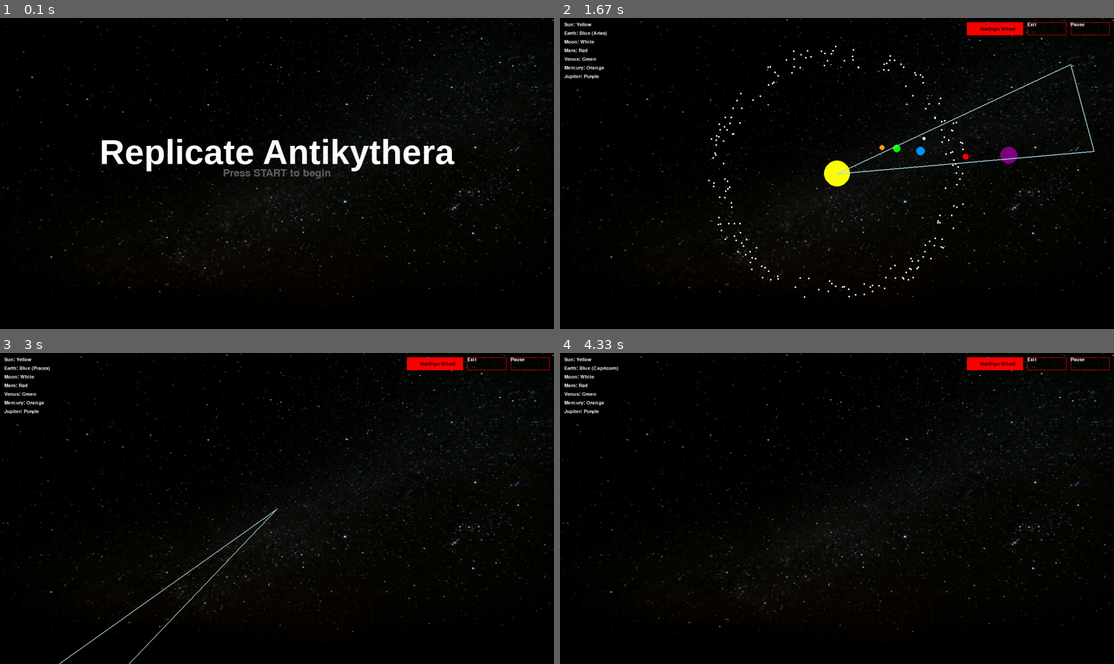
Above: before the commit, frames 1-4 (two rows, left to right).
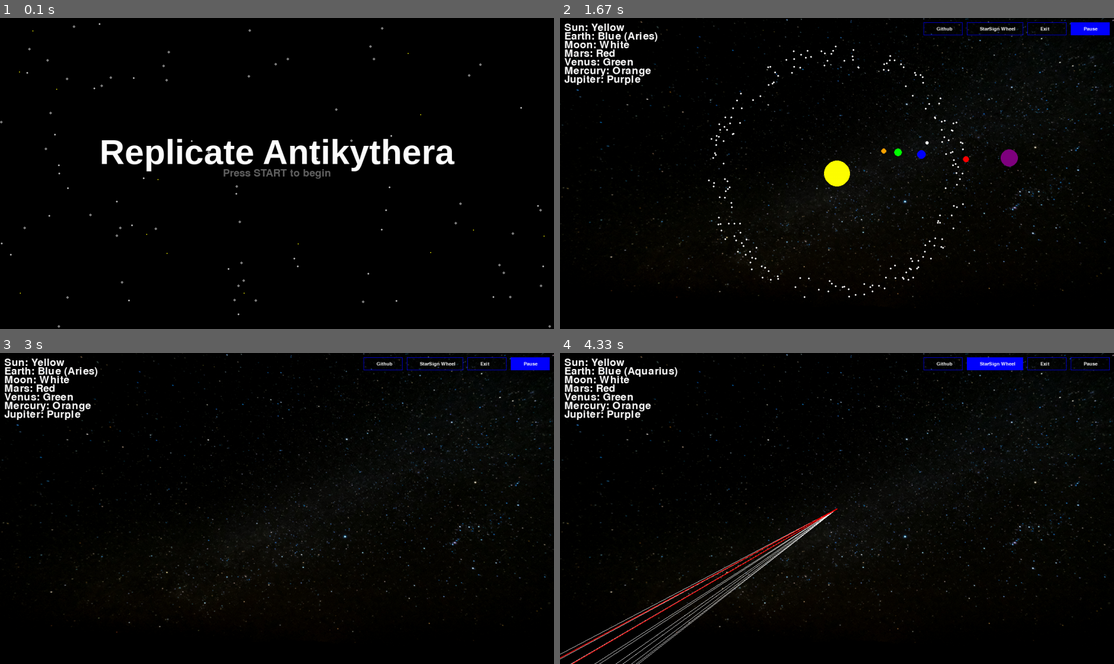
Above: after the commit, the same moments.

Repository: LBassett21/ReplicateAntikythera
Game: pygame game, started from ReplicateAntikythera/ReplicateAntikythera.py
The game is run twice, just before and just after one commit, with the same random seed, the same clock (stepped at 60 frames per second) and the same inputs.
Inputs (mouse positions are in pixels of both pictures, inside the frame that each line leads up to):
- Up to frame 1 (0.1 s): no input
- Up to frame 2 (1.67 s): press the mouse at (837, 173) at 0.37 s; move the mouse to (748, 148) at 0.47 s; release the mouse at (665, 126) at 0.6 s; press the mouse at (1091, 27) at 0.7 s; move the mouse to (859, 105) at 0.8 s; release the mouse at (632, 179) at 0.93 s; press the mouse at (942, 27) at 1.03 s; move the mouse to (992, 157) at 1.13 s; release the mouse at (1047, 291) at 1.27 s
- Up to frame 3 (3 s): press the mouse at (531, 362) at 2.37 s; move the mouse to (432, 390) at 2.47 s; release the mouse at (337, 418) at 2.6 s; press the mouse at (531, 362) at 2.7 s; move the mouse to (382, 477) at 2.8 s; release the mouse at (232, 592) at 2.93 s
- Up to frame 4 (4.33 s): press the mouse at (1091, 362) at 3.03 s; move the mouse to (909, 446) at 3.13 s; release the mouse at (726, 533) at 3.27 s; press the mouse at (992, 362) at 3.37 s; move the mouse to (909, 387) at 3.47 s; release the mouse at (831, 408) at 3.6 s; press the mouse at (992, 362) at 3.7 s; move the mouse to (897, 483) at 3.8 s; release the mouse at (803, 604) at 3.93 s; press the mouse at (992, 362) at 4.03 s; move the mouse to (969, 384) at 4.13 s; release the mouse at (942, 405) at 4.27 s

The runs differ from the first frame. In frame 1, 1.7% of the frame differs, in the area x 0-100%, y 0-100%; in frame 2, 3.1%; in frame 3, 2.7%; in frame 4, 3.8%, in the area x 0-100%, y 1-100%.

Commit message:
Add files via upload
Added github button, Buttons change color when clicked, finished starsign wheel, Created shooting star startpage

Diff:
--- a/ReplicateAntikythera/GUI.py
+++ b/ReplicateAntikythera/GUI.py
@@ -4,6 +4,9 @@
 from datetime import datetime, timedelta
 import random
 import sys
+import webbrowser
+
+
 
 #Reference date
 ref_date = datetime(2023, 1, 4)
@@ -88,7 +91,8 @@
 
 
 #Define the information for the key
-key_font = pygame.font.SysFont(None, 16) #font for the key
+key_font = pygame.font.SysFont(None, 36) #font for the key
+button_font = pygame.font.SysFont(None, 16)
 key_text = {
     "Sun": "Yellow",
     "Earth": "Blue",
@@ -100,15 +104,19 @@
     }
 
 pause_button_rect = pygame.Rect(width - 100, 10, 90, 30)
-pause_button_text = key_font.render("Pause", True, WHITE)
+pause_button_text = button_font.render("Pause", True, WHITE)
 
 paused = False;
 
 quit_button_rect = pygame.Rect(width - 200, 10, 90, 30)
-quit_button_text = key_font.render("Exit", True, WHITE)
+quit_button_text = button_font.render("Exit", True, WHITE)
 
 showstar_button_rect = pygame.Rect(width - 340, 10, 130, 30)
-showstar_button_text = key_font.render("StarSign Wheel", True, BLACK)
+showstar_button_text = button_font.render("StarSign Wheel", True, WHITE)
+
+github_button_rect = pygame.Rect(width - 440, 10, 90, 30)
+github_button_text = button_font.render("Github", True, WHITE)
+
 # Define asteroid belt properties
 asteroid_radius = 2
 asteroid_distance_min = 250
@@ -125,7 +133,8 @@
     asteroids.append((asteroid_distance, asteroid_speed, asteroid_angle))
 
 # Main game loop
-wheel = True
+startmenu = True
+wheel = False
 running = True
 clock = pygame.time.Clock()
 
@@ -205,6 +214,8 @@
         elif event.type == pygame.MOUSEBUTTONDOWN and event.button == 1:
             if quit_button_rect.collidepoint(event.pos):
                 running = False
+            if github_button_rect.collidepoint(event.pos):
+                webbrowser.open('https://github.com/LBassett21/ReplicateAntikythera/tree/master')
             if pause_button_rect.collidepoint(event.pos):
                 paused = not paused
             if showstar_button_rect.collidepoint(event.pos):
@@ -226,34 +237,103 @@
             offset_x = zoom_center_x - scaled_mouse_x / zoom_scale
             offset_y = zoom_center_y - scaled_mouse_y / zoom_scale
 
-    if show_start_window:
-
-        screen.blit(background_image, (0,0))
-
-        pygame.event.pump()
-        for option in options:
-            if option.rect.collidepoint(pygame.mouse.get_pos()):
-                option.hovered = True
-            else:
-                option.hovered = False
-            option.draw()
-
-
-        # Draw the title
-        title_font = pygame.font.SysFont("Arial", 80, bold=True)
-        title_text = title_font.render("Replicate Antikythera", True, WHITE)
-        title_text_rect = title_text.get_rect(center=(width // 2, height // 2 - 50))
-        screen.blit(title_text, title_text_rect)
-
-        # Draw the start button
-        #button_font = pygame.font.SysFont("Arial", 36)
-        #button_text = button_font.render("START", True, WHITE)
-        #button_rect = pygame.Rect(width // 2 - 75, height // 2 + 20, 150, 50)
-        #pygame.draw.rect(screen, (50, 50, 50), button_rect)
-        #screen.blit(button_text, button_rect.move(30, 5))
-
-        pygame.display.flip()
-        continue
+
+
+        clock = pygame.time.Clock()
+
+        #create the locations of the stars for when we animate the background
+        star_field_slow = []
+        star_field_medium = []
+        star_field_fast = []
+
+        for slow_stars in range(50): #birth those plasma balls, baby
+            star_loc_x = random.randrange(0, width)
+            star_loc_y = random.randrange(0, height)
+            star_field_slow.append([star_loc_x, star_loc_y]) #i love your balls
+
+        for medium_stars in range(35):
+            star_loc_x = random.randrange(0, width)
+            star_loc_y = random.randrange(0, height)
+            star_field_medium.append([star_loc_x, star_loc_y])
+
+        for fast_stars in range(15):
+            star_loc_x = random.randrange(0, width)
+            star_loc_y = random.randrange(0, height)
+            star_field_fast.append([star_loc_x, star_loc_y])
+
+        #define some commonly used colours
+        WHITE = (255, 255, 255)
+        LIGHTGREY = (192, 192, 192)
+        DARKGREY = (128, 128, 128)
+        BLACK = (0, 0, 0)
+        RED = (255, 0, 0)
+        GREEN = (0, 255, 0)
+        BLUE = (0, 0, 255)
+        YELLOW = (255, 255, 0)
+        MAGENTA = (255, 0, 255)
+        CYAN = (0, 255, 255)
+
+        #create the window
+        while show_start_window:
+            #need to move the button click event to under while loop as it refreshes with each iteration
+            for event in pygame.event.get():
+                if event.type == pygame.MOUSEBUTTONDOWN and event.button == 1:
+                    if show_start_window and Button_Start.rect.collidepoint(event.pos):
+                        show_start_window = False
+
+
+            screen.fill(BLACK)
+
+            #draw starts
+            for star in star_field_slow:
+                star[1] += 1
+                if star[1] > height:
+                    star[0] = random.randrange(0, width)
+                    star[1] = random.randrange(-20, -5)
+                pygame.draw.circle(screen, DARKGREY, star, 3)
+
+            for star in star_field_medium:
+                star[1] += 4
+                if star[1] > height:
+                    star[0] = random.randrange(0, width)
+                    star[1] = random.randrange(-20, -5)
+                pygame.draw.circle(screen, LIGHTGREY, star, 2)
+
+            for star in star_field_fast:
+                star[1] += 8
+                if star[1] > height:
+                    star[0] = random.randrange(0, width)
+                    star[1] = random.randrange(-20, -5)
+                pygame.draw.circle(screen, YELLOW, star, 1)
+
+            pygame.event.pump()
+
+            #hover effect for start button
+            for option in options:
+                if option.rect.collidepoint(pygame.mouse.get_pos()):
+                    option.hovered = True
+                else:
+                    option.hovered = False
+                option.draw()
+
+
+            # Draw the title
+            title_font = pygame.font.SysFont("Arial", 80, bold=True)
+            title_text = title_font.render("Replicate Antikythera", True, WHITE)
+            title_text_rect = title_text.get_rect(center=(width // 2, height // 2 - 50))
+            screen.blit(title_text, title_text_rect)
+            #redraw everything we've asked pygame to draw
+               #set frames per second
+            clock.tick(30)
+            pygame.display.flip()
+            continue
+
+
+
+
+
+
+
 
     # Move/Offset the screen if dragging is true
     if dragging:
@@ -264,6 +344,8 @@
 
     if not paused:
     # Update planet positions
+
+
         scaled_sun_pos = (scaled_center_x + offset_x, scaled_center_y + offset_y)
 
         earth_x = scaled_sun_pos[0] + math.cos(earth_angle) * earth_distance // zoom_scale
@@ -298,8 +380,8 @@
     # Calculate the zodiac line endpoints
     for i in range(12):  # Assuming there are 12 zodiac signs
         angle = (i * math.pi / 6)  # Angle for each zodiac sign
-        line_x = earth_x + math.cos(angle) * 400  # Adjust the length of the lines as needed
-        line_y = earth_y + math.sin(angle) * 400
+        line_x = earth_x + math.cos(angle) * 300  # Adjust the length of the lines as needed
+        line_y = earth_y + math.sin(angle) * 300
         zodiac_line_points.append((line_x, line_y))
 
     scaled_screen.blit(scaled_background_image, (0, 0))
@@ -329,6 +411,7 @@
      # Calculates the current sign
     current_sign_index = int((earth_angle / (2 * math.pi)) * len(zodiac_signs)) % len(zodiac_signs)
     current_sign = zodiac_signs[current_sign_index]
+
 
     text_box = pygame.Surface((200, 30))
     text_box.fill(BLACK)
@@ -355,28 +438,73 @@
     # Update the display with the scaled screen
     screen.blit(pygame.transform.scale(scaled_screen, (width, height)), (0, 0))
 
-    pygame.draw.rect(screen, RED, showstar_button_rect)
-    screen.blit(showstar_button_text, showstar_button_rect.move(30,10))
-    # Add a pause button on top of the scaled screen
-    pygame.draw.rect(screen, RED, pause_button_rect, 1)
-    screen.blit(pause_button_text, (pause_button_rect.x, pause_button_rect.y))
-
+
+#changing buttons based on if they are clicked or not
+    if showstar_button_rect == False:
+        pygame.draw.rect(screen, BLUE, showstar_button_rect)
+        screen.blit(showstar_button_text, showstar_button_rect.move(30,10))
+    else:
+        pygame.draw.rect(screen, BLUE, showstar_button_rect, 1)
+        screen.blit(showstar_button_text, showstar_button_rect.move(30,10))
+
+    if paused:
+        pygame.draw.rect(screen, BLUE, pause_button_rect)
+        screen.blit(pause_button_text, pause_button_rect.move(30,10))
+    else:
+        pygame.draw.rect(screen, BLUE, pause_button_rect, 1)
+        screen.blit(pause_button_text, pause_button_rect.move(30,10))
     # Add a exit button on top of the scaled screen
-    pygame.draw.rect(screen, RED, quit_button_rect, 1)
-    screen.blit(quit_button_text, (quit_button_rect.x, quit_button_rect.y))
-
+    pygame.draw.rect(screen, BLUE, quit_button_rect, 1)
+    screen.blit(quit_button_text, quit_button_rect.move(30,10))
+
+    pygame.draw.rect(screen, BLUE, github_button_rect, 1)
+    screen.blit(github_button_text, github_button_rect.move(30,10))
     #Draw the key
 
 
 
     if wheel:
+        pygame.draw.rect(screen, BLUE, showstar_button_rect)
+        screen.blit(showstar_button_text, showstar_button_rect.move(30,10))
+
+        triangle0 = ((int(sun_pos[0]), int(sun_pos[1])), (zodiac_line_points[0]), (zodiac_line_points[1]))
+        pygame.draw.polygon(screen, WHITE, triangle0, 1)
+        triangle1 = ((int(sun_pos[0]), int(sun_pos[1])), (zodiac_line_points[1]), (zodiac_line_points[2]))
+        pygame.draw.polygon(screen, WHITE, triangle1, 1)
+        triangle2 = ((int(sun_pos[0]), int(sun_pos[1])), (zodiac_line_points[2]), (zodiac_line_points[3]))
+        pygame.draw.polygon(screen, WHITE, triangle2, 1)
+        triangle3 = ((int(sun_pos[0]), int(sun_pos[1])), (zodiac_line_points[3]), (zodiac_line_points[4]))
+        pygame.draw.polygon(screen, WHITE, triangle3, 1)
+        triangle4 = ((int(sun_pos[0]), int(sun_pos[1])), (zodiac_line_points[4]), (zodiac_line_points[5]))
+        pygame.draw.polygon(screen, WHITE, triangle4, 1)
+        triangle5 = ((int(sun_pos[0]), int(sun_pos[1])), (zodiac_line_points[5]), (zodiac_line_points[6]))
+        pygame.draw.polygon(screen, WHITE, triangle5, 1)
+        triangle6 = ((int(sun_pos[0]), int(sun_pos[1])), (zodiac_line_points[6]), (zodiac_line_points[7]))
+        pygame.draw.polygon(screen, WHITE, triangle6, 1)
+        triangle7 = ((int(sun_pos[0]), int(sun_pos[1])), (zodiac_line_points[7]), (zodiac_line_points[8]))
+        pygame.draw.polygon(screen, WHITE, triangle7, 1)
+        triangle8 = ((int(sun_pos[0]), int(sun_pos[1])), (zodiac_line_points[8]), (zodiac_line_points[9]))
+        pygame.draw.polygon(screen, WHITE, triangle8, 1)
+        triangle9 = ((int(sun_pos[0]), int(sun_pos[1])), (zodiac_line_points[9]), (zodiac_line_points[10]))
+        pygame.draw.polygon(screen, WHITE, triangle9, 1)
+        triangle10 = ((int(sun_pos[0]), int(sun_pos[1])), (zodiac_line_points[10]), (zodiac_line_points[11]))
+        pygame.draw.polygon(screen, WHITE, triangle10, 1)
+        triangle11 = ((int(sun_pos[0]), int(sun_pos[1])), (zodiac_line_points[11]), (zodiac_line_points[0]))
+        pygame.draw.polygon(screen, WHITE, triangle11, 1)
+
+
+        special_font = pygame.font.SysFont(None, 60)
+        text1_surface = special_font.render(f"{current_sign}", True, RED)
+       # screen.blit(text1_surface, (width // 2 - 100, height // 2 ))
+        screen.blit(text1_surface, ((zodiac_line_points[current_sign_index])))
+
         if current_sign_index > 0:
             triangle = ((int(sun_pos[0]), int(sun_pos[1])), (zodiac_line_points[current_sign_index]), (zodiac_line_points[current_sign_index - 1]))
-            pygame.draw.polygon(screen, TRANSPARENTBLUE, triangle, 2)
+            pygame.draw.polygon(screen, RED, triangle, 2)
             #pygame.draw.line(screen, TRANSPARENTBLUE, ( (int(sun_pos[0]), int(sun_pos[1])), (zodiac_line_points[current_sign_index])))
         else:
             triangle = ((int(sun_pos[0]), int(sun_pos[1])), (zodiac_line_points[current_sign_index]), (zodiac_line_points[current_sign_index - 1]))
-            pygame.draw.polygon(screen, TRANSPARENTBLUE, triangle, 2)
+            pygame.draw.polygon(screen, RED, triangle, 2)
 
 
     for i, (planet, color) in enumerate(key_text.items()):
